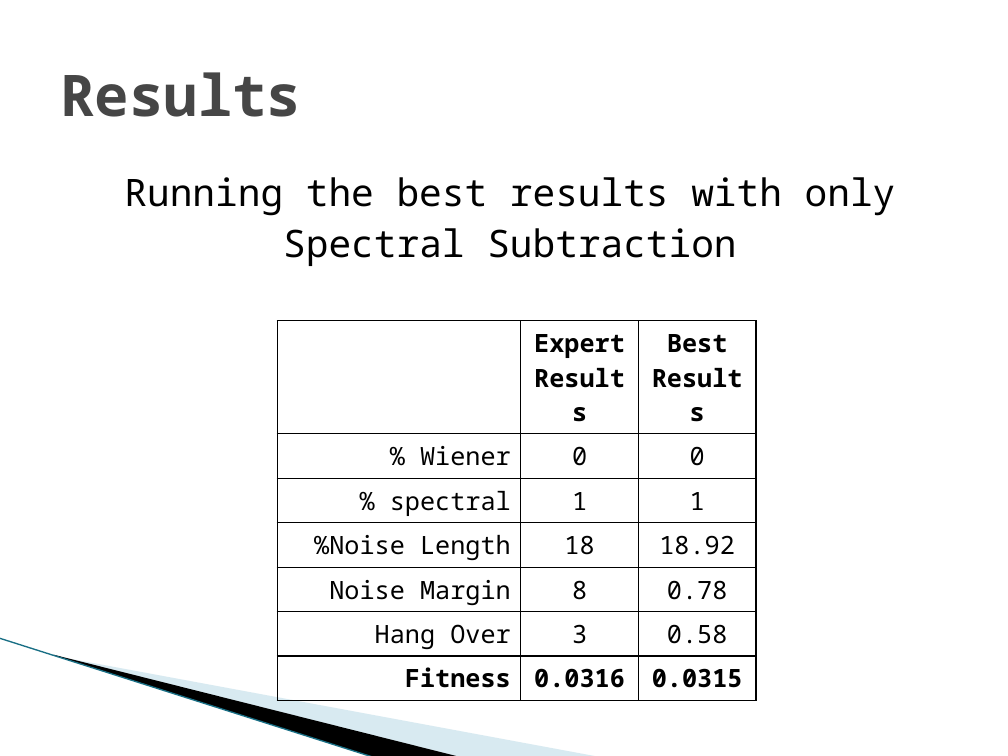
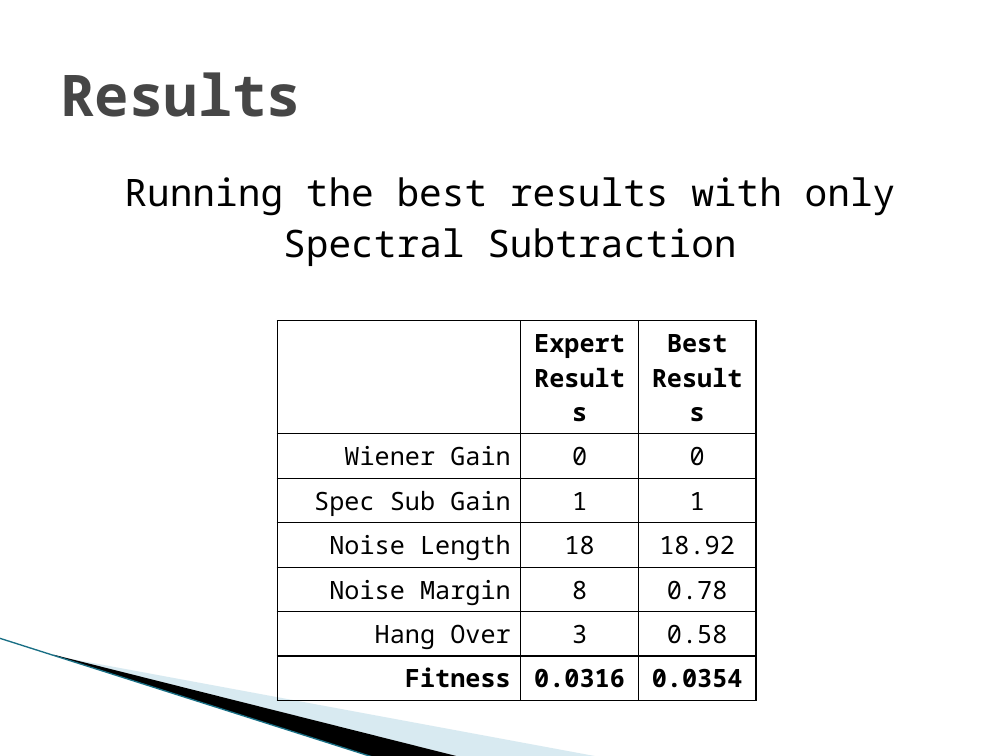
Before and after one commit to vfasburg/cse_848, a slide deck: slide 16 of project/848_Project_Presentation_Fasburg_Thomas.pptx (slide 15 before the commit). Drawn at 1008x756 pixels with LibreOffice and Linux fonts; fonts in the diff are those of the drawing; background and template pictures are left out. Boxes give left, top, right and bottom in pixels: in the first picture for what was removed or moved away, otherwise in the second. Text is boxed around its words. In the diff, an @@ line names an element or a change of style, - is before the commit and + after.

```diff
--- a/project/848_Project_Presentation_Fasburg_Thomas.pptx
+++ b/project/848_Project_Presentation_Fasburg_Thomas.pptx
@@ table at <box>277,321,757,692</box> @@
-row 2, column 1: % Wiener
+row 2, column 1: Wiener Gain
-row 3, column 1: % spectral
+row 3, column 1: Spec Sub Gain
-row 4, column 1: %Noise Length
+row 4, column 1: Noise Length
-row 7, column 3: 0.0315
+row 7, column 3: 0.0354
```
Also in this commit, not shown: 5 other slides changed, 2 slides added, 1 slide removed, 1 other file.
